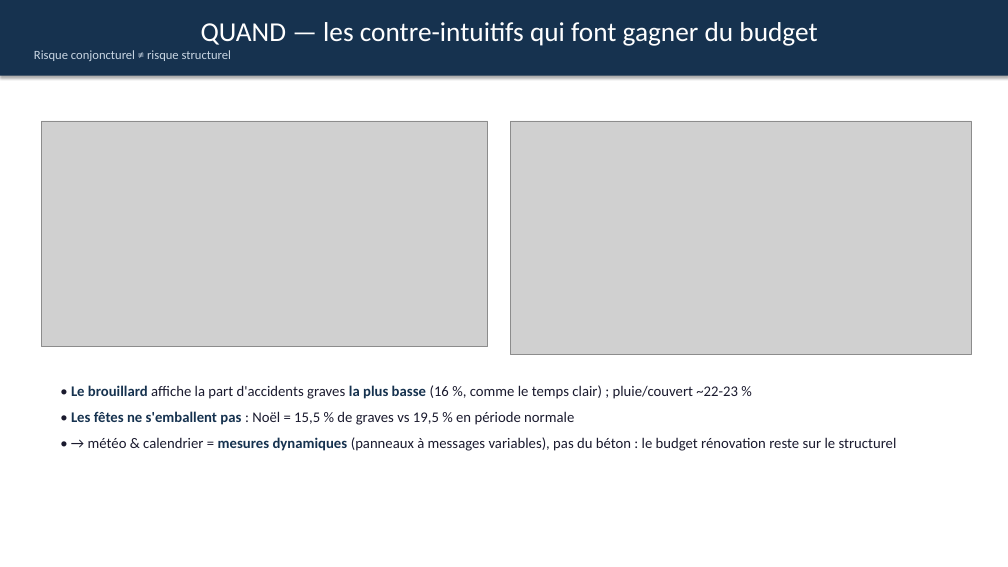
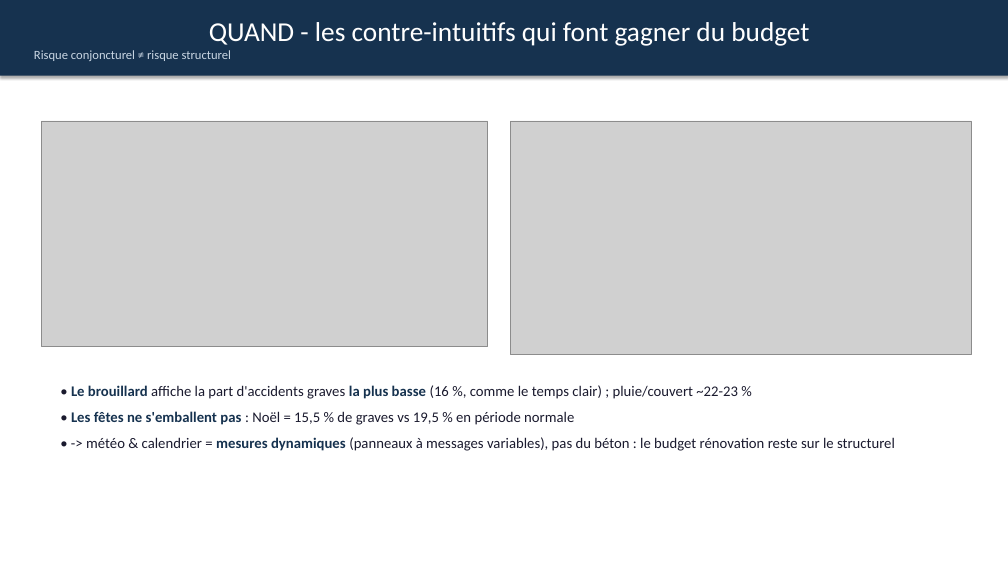
Before and after one commit to SabaMG/xploring, a slide deck: slide 11 of presentation/presentation_finale.pptx. Drawn at 1008x567 pixels with LibreOffice and Linux fonts; fonts in the diff are those of the drawing; grey boxes stand for pictures. Boxes give left, top, right and bottom in pixels: in the first picture for what was removed or moved away, otherwise in the second. Text is boxed around its words. In the diff, an @@ line names an element or a change of style, - is before the commit and + after.

```diff
--- a/presentation/presentation_finale.pptx
+++ b/presentation/presentation_finale.pptx
@@ text in rectangle at bbox=[209, 22, 809, 46]: text changed @@
-QUAND — les contre-intuitifs qui font gagner du budget
+QUAND - les contre-intuitifs qui font gagner du budget
@@ text at bbox=[86, 437, 895, 451]: text changed @@
-• → météo & calendrier = mesures dynamiques (panneaux à messages variables), pas du béton : le budget rénovation reste sur le structurel
+• -> météo & calendrier = mesures dynamiques (panneaux à messages variables), pas du béton : le budget rénovation reste sur le structurel
```
Also in this commit, not shown: 18 other slides changed, 17 other files.
